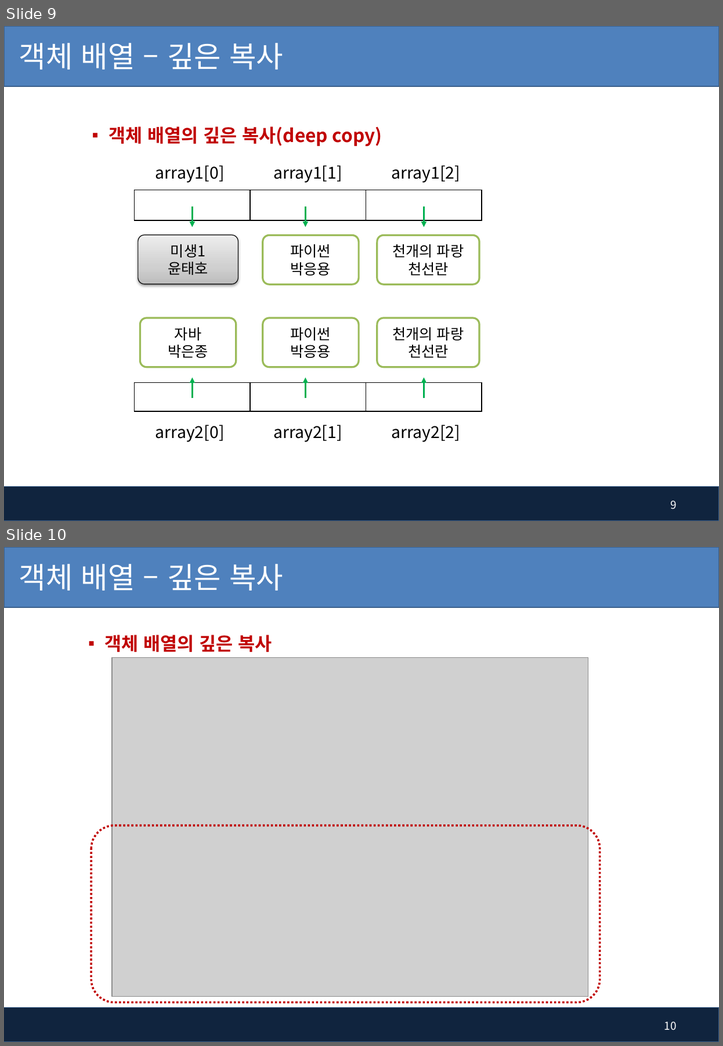
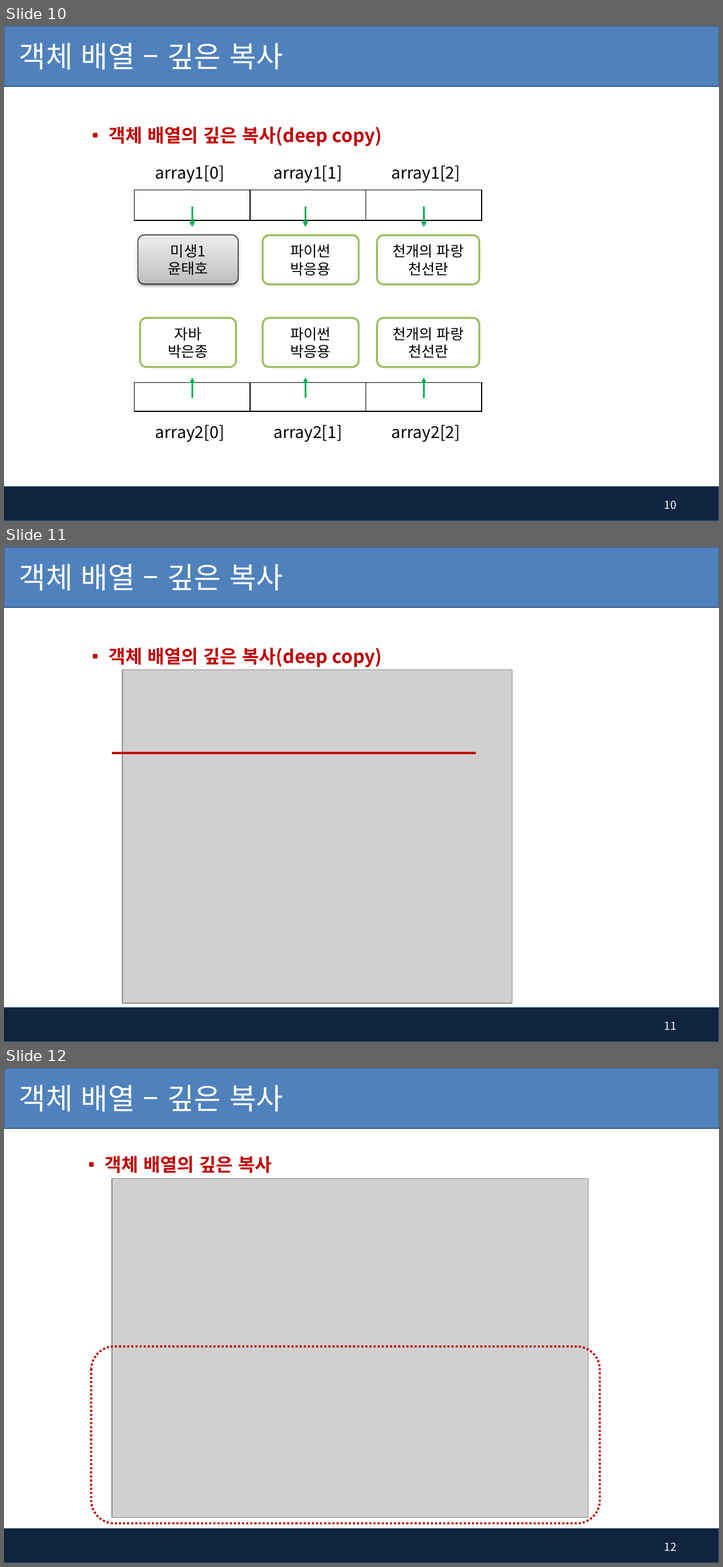
Before and after one commit to pshho/ngreen_project, a slide deck: javaWorks/자료/java_ppt/7장. 배열 객체와 ArrayList.pptx. Shown one above the other, each under a label of ours: slides 9 and 10 before the commit, slides 10, 11 and 12 after it. The pictures are 723x1046 and 723x1567 pixels, drawn with LibreOffice and Linux fonts; fonts in the diff are those of the drawing; grey boxes stand for pictures; background and template pictures are left out. Boxes give left, top, right and bottom in pixels: in the first picture for what was removed or moved away, otherwise in the second. Text is boxed around its words. In the diff, an @@ line names an element or a change of style, - is before the commit and + after.

```diff
--- a/javaWorks/자료/java_ppt/7장. 배열 객체와 ArrayList.pptx
+++ b/javaWorks/자료/java_ppt/7장. 배열 객체와 ArrayList.pptx
@@ slide 11 added at [4, 547, 719, 1042], background #FFFFFF; not listed: 2 template elements that a slide beside it also shows @@
@@ title added at [19, 564, 283, 591], 32 pt, text #FFFFFF @@
+객체 배열 – 깊은 복사
@@ text added at [108, 647, 382, 667], 20 pt, text #C00000, bold @@
+▪ 객체 배열의 깊은 복사(deep copy)
@@ picture added at [122, 670, 512, 1003] @@
@@ line added from (112, 753) to (476, 753), #C00000 2.25 pt @@
@@ page number added at [664, 1021, 676, 1030], 12 pt, text #FFFFFF @@
+11
@@ what was slide 9 is now slide 10 @@
@@ page number at [664, 500, 676, 509]: text changed @@
-9
+10
@@ what was slide 10 is now slide 12 @@
@@ page number at [664, 1542, 676, 1551]: text changed @@
-10
+12
```
Also in this commit, not shown: 2 slides changed, 1 other slide added, 58 other files.
